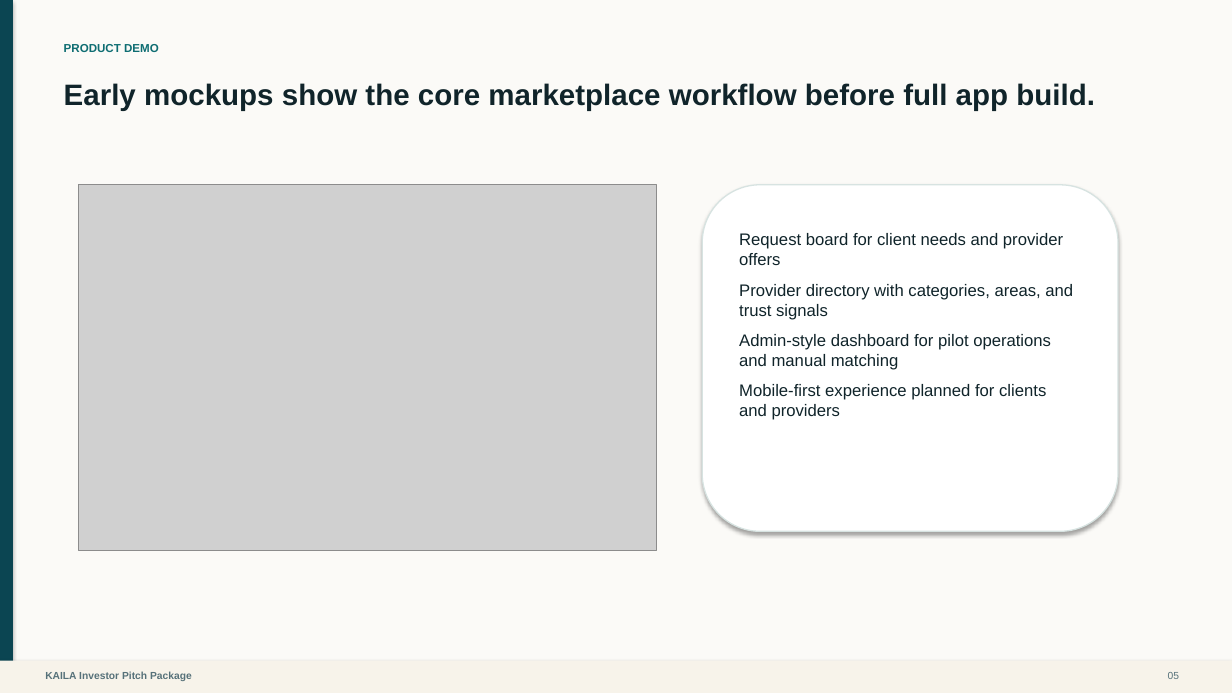
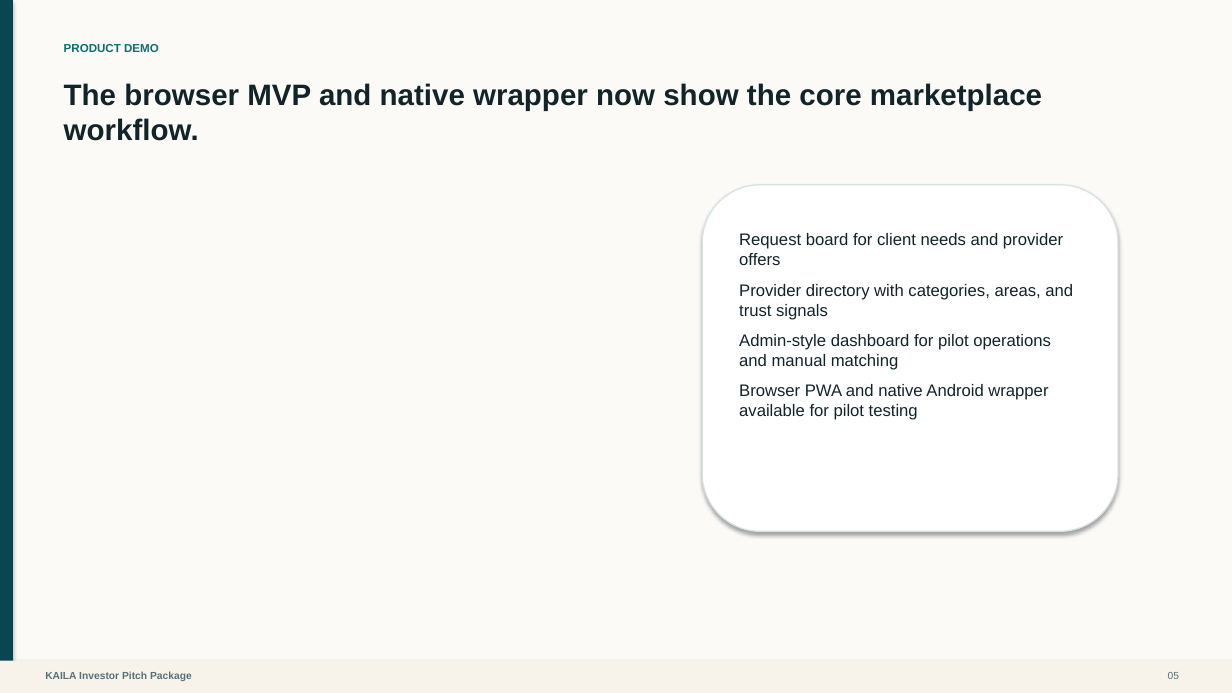
Before and after one commit to jmaeacido/kaila, a slide deck: slide 5 of KAILA_Founder_Grade_Package/KAILA Founder Presentation/presentation/KAILA_Investor_Pitch_Deck.pptx. Drawn at 1232x693 pixels with LibreOffice and Linux fonts; fonts in the diff are those of the drawing; grey boxes stand for pictures. Boxes give left, top, right and bottom in pixels: in the first picture for what was removed or moved away, otherwise in the second. Text is boxed around its words. In the diff, an @@ line names an element or a change of style, - is before the commit and + after.

Commit message:
Update KAILA Founder Presentation materials and financial model
- Revised content in multiple presentation files to reflect updated product descriptions and financial projections.
- Adjusted funding scenarios and financial model to align with lean pilot approach and revised budget estimates.
- Enhanced clarity on market assumptions and pilot execution strategies in investor package documents.
- Updated startup guide to streamline the initial pilot process and emphasize the importance of validation before software development.

```diff
--- a/KAILA_Founder_Grade_Package/KAILA Founder Presentation/presentation/KAILA_Investor_Pitch_Deck.pptx
+++ b/KAILA_Founder_Grade_Package/KAILA Founder Presentation/presentation/KAILA_Investor_Pitch_Deck.pptx
@@ text at [64,83,1042,141]: text changed @@
-Early mockups show the core marketplace workflow before full app build.
+The browser MVP and native wrapper now show the core marketplace workflow.
@@ picture removed at [79,185,656,551] @@
@@ text at [739,384,1048,420]: text changed @@
-Mobile-first experience planned for clients and providers
+Browser PWA and native Android wrapper available for pilot testing
```
Also in this commit, not shown: 6 other slides changed, 21 other files.
